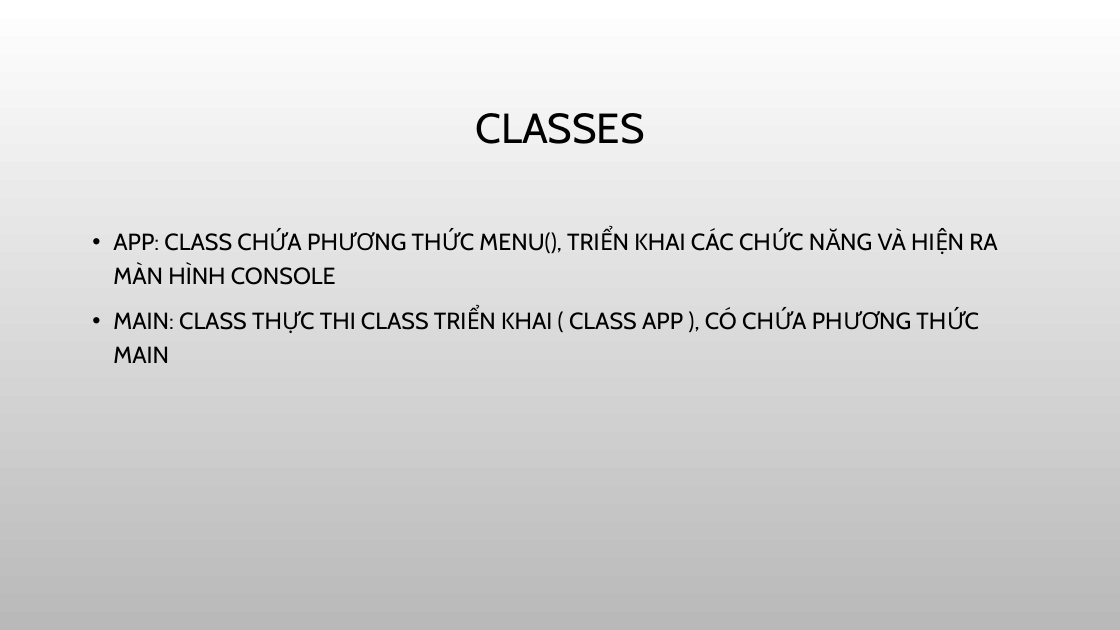
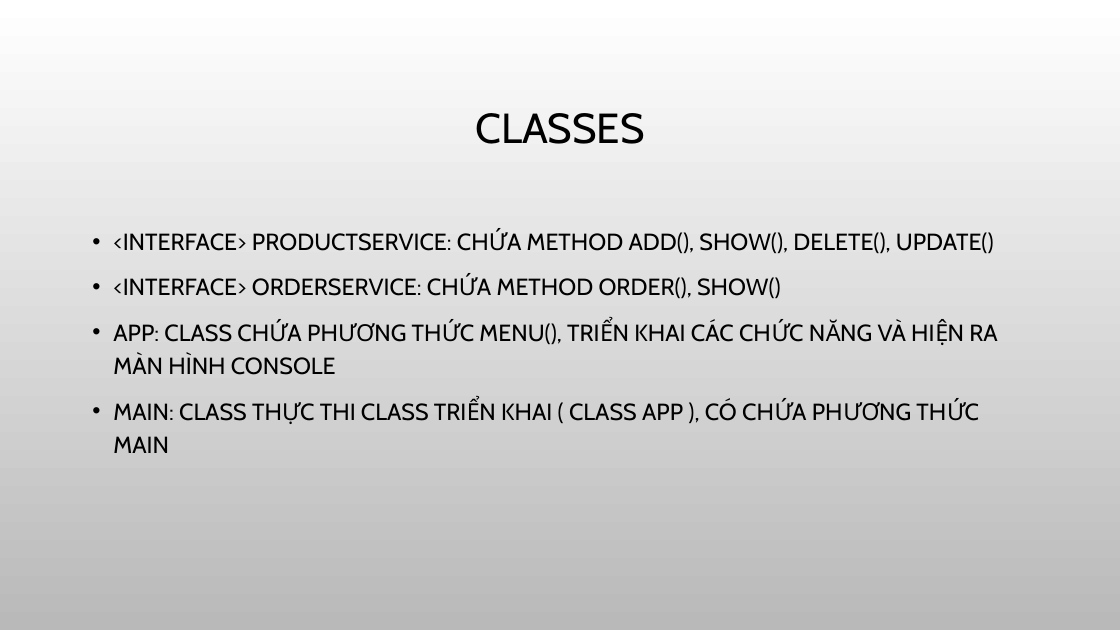
Before and after one commit to duy23092000/JavaCoreProject, a slide deck: slide 4 of Java core project.pptx. Drawn at 1120x630 pixels with LibreOffice and Linux fonts; fonts in the diff are those of the drawing; background and template pictures are left out. Boxes give left, top, right and bottom in pixels: in the first picture for what was removed or moved away, otherwise in the second. Text is boxed around its words. In the diff, an @@ line names an element or a change of style, - is before the commit and + after.

```diff
--- a/Java core project.pptx
+++ b/Java core project.pptx
@@ text at (113,232,994,298): paragraphs added @@
+• <INTERFACE> PRODUCTSERVICE: CHỨA METHOD ADD(), SHOW(), DELETE(), UPDATE()
+• <INTERFACE> ORDERSERVICE: CHỨA METHOD ORDER(), SHOW()
```
Also in this commit, not shown: 1 other slide changed, 1 other file.
